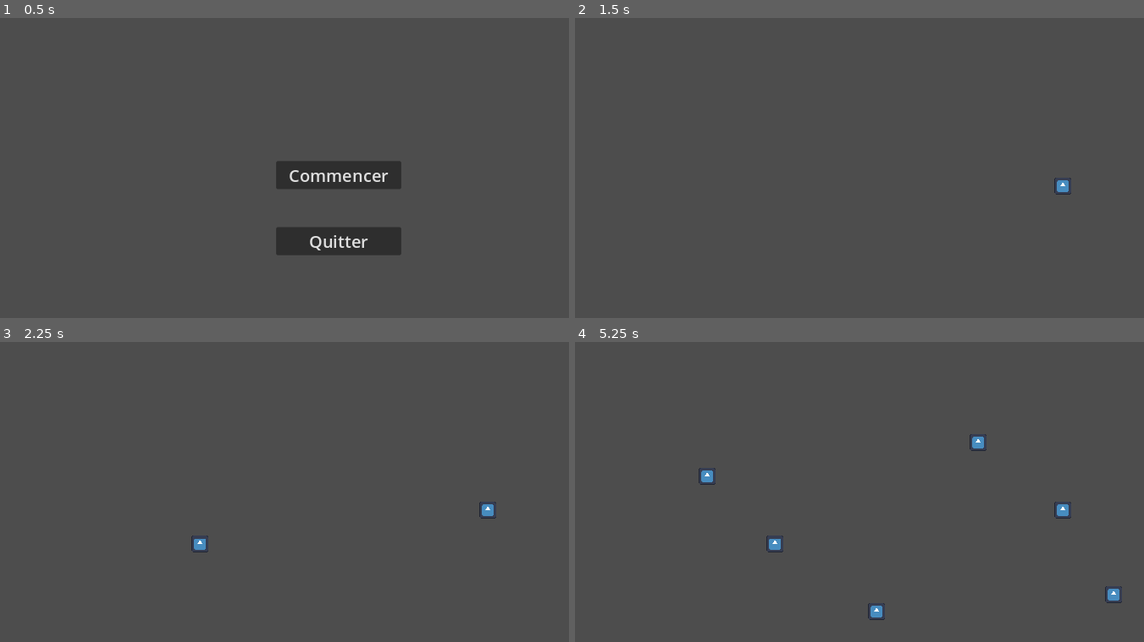
Above: before the commit, frames 1-4 (two rows, left to right).
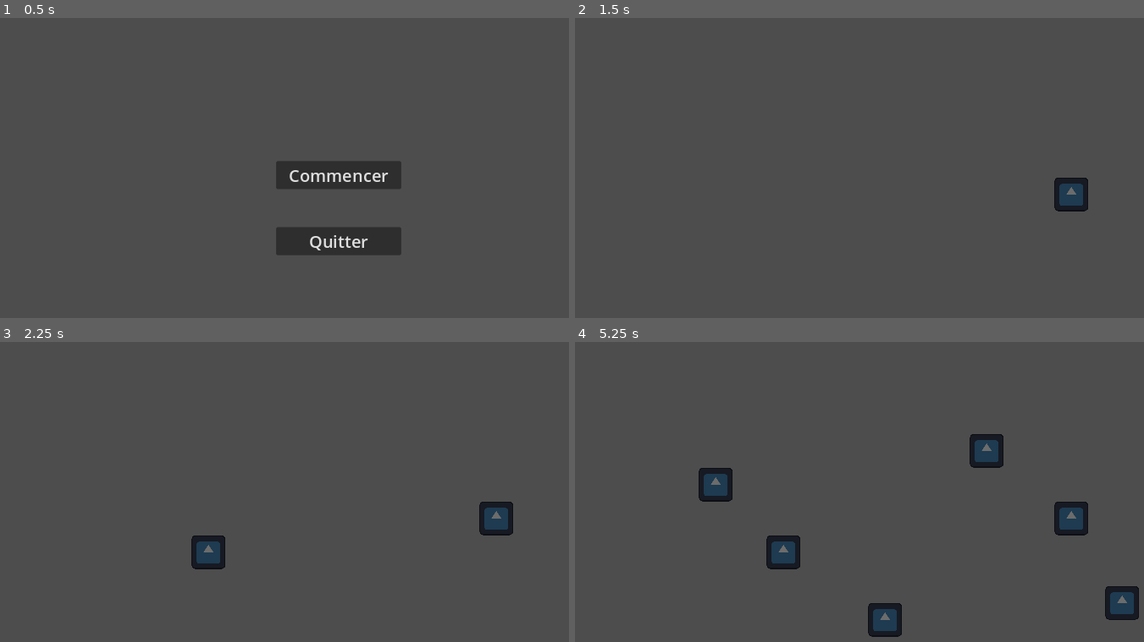
Above: after the commit, the same moments.

Repository: Cax36940/WonderJamDogot
Game: Godot game, scene res://main.tscn
The game is run twice, just before and just after one commit, with the same random seed, the same clock (stepped at 60 frames per second) and the same inputs. The engine's default icon, where the game draws it, is replaced by a stand-in: a white triangle on a blue panel in a dark square.
Inputs (mouse positions are in pixels of both pictures, inside the frame that each line leads up to):
- Up to frame 1 (0.5 s): no input
- Up to frame 2 (1.5 s): click "Commencer" at 0.5 s; tap Enter at 1.25 s; move the mouse to (1064, 189) at 1.27 s; press the mouse at (1064, 189) at 1.28 s
- Up to frame 3 (2.25 s): tap Space at 2 s; move the mouse to (204, 552) at 2.02 s; release the mouse at (204, 552) at 2.03 s; click (204, 552) at 2.1 s
- Up to frame 4 (5.25 s): tap Enter at 2.75, 4.25 s; move the mouse to (978, 447) at 2.77 s; press the mouse at (978, 447) at 2.78 s; tap Space at 3.5, 5 s; move the mouse to (882, 609) at 3.52 s; release the mouse at (882, 609) at 3.53 s; click (882, 609) at 3.6 s; move the mouse to (1115, 588) at 4.27 s; press the mouse at (1115, 588) at 4.28 s; move the mouse to (711, 474) at 5.02 s; release the mouse at (711, 474) at 5.03 s; click (711, 474) at 5.1 s

Frame 1 is identical in both runs. In frame 2, 0.6% of the frame differs, in the area x 84-91%, y 53-65%; in frame 3, 1.3%; in frame 4, 3.9%, in the area x 21-100%, y 30-99%.
Error after the commit: Invalid access to property or key 'GRID_CELL_SIZE' on a base object of type 'null instance'. (res://grid_sprite.gd:7)

Commit message:
Add 2 by 2 grid object

Diff:
--- a/grid_object.gd
+++ b/grid_object.gd
@@ -8,11 +8,6 @@
 var path_weight : float = 1.
 var attack 	: float = 1.
 var current_level : int = 1
-
-
-func _init(new_width : int = 1, new_height : int = 1):
-	width = new_width
-	height = new_height
 
 func play():
 	print("aaa")
--- /dev/null
+++ b/grid_sprite.gd
@@ -0,0 +1,28 @@
+extends Node2D
+
+const color: = Color(0.8, 0.8, 0.8, 0.1)
+
+@onready var camera: Camera2D = $"/root/World/Camera"
+@onready var viewport: Viewport = get_viewport()
+@onready var grid_size: int = $"/root/World".GRID_CELL_SIZE
+
+func _draw():
+	var vp_size: Vector2 = viewport.get_visible_rect().size
+	var cam_pos: Vector2 = camera.position
+	var vp_right: float = vp_size.x * camera.zoom.x
+	var vp_bottom: float = vp_size.y * camera.zoom.y
+
+	var leftmost: float = -vp_right + cam_pos.x
+	var topmost: float = -vp_bottom + cam_pos.y
+
+	var left: float = ceil(leftmost / grid_size) * grid_size
+	var bottommost : float = vp_bottom + cam_pos.y
+	for x in range(0, vp_size.x / camera.zoom.x + 1):
+		draw_line(Vector2(left, topmost), Vector2(left, bottommost), color)
+		left += grid_size
+
+	var top: float = ceil(topmost / grid_size) * grid_size
+	var rightmost: = vp_right + cam_pos.x
+	for y in range(0, vp_size.y / camera.zoom.y + 1):
+		draw_line(Vector2(leftmost, top), Vector2(rightmost, top), color)
+		top += grid_size
--- /dev/null
+++ b/grid_sprite.tscn
@@ -0,0 +1,6 @@
+[gd_scene load_steps=2 format=3 uid="uid://dgku7mth22plj"]
+
+[ext_resource type="Script" path="res://grid_sprite.gd" id="1_2si50"]
+
+[node name="GridSprite" type="Node2D"]
+script = ExtResource("1_2si50")
--- /dev/null
+++ b/obstacle/spikes.gd
@@ -0,0 +1,53 @@
+extends GridObject
+
+#Spikes
+
+# modifiers
+var health_modif : 	float = 1.
+var cost_modif : 	float = 1.
+var weight_modif : 	float = 1.
+var attack_modif : 	float = 1.
+
+# Called when the node enters the scene tree for the first time.
+func _ready():
+	width 	= 2
+	height 	= 2
+	pass # Replace with function body.
+
+
+# Called every frame. 'delta' is the elapsed time since the previous frame.
+func _process(delta):
+	pass
+
+
+func lvl_up_health() -> void :
+	var tmp_modif : float = health_modif - current_level * 0.01
+	if tmp_modif < 1.05 :
+		health = health * 1.05
+	else :
+		health *= tmp_modif
+	pass
+
+func lvl_up_cost() -> void :
+	#var tmp_modif : float = cost_modif - current_level * 0.01
+	#if tmp_modif < 1.05 :
+	#	cost = cost * 1.05
+	#else :
+	#	cost *= tmp_modif
+	pass
+
+func lvl_up_weight() -> void :
+	#var tmp_modif : float = weight_modif - current_level * 0.01
+	#if tmp_modif < 1.05 :
+	#	path_weight = path_weight * 1.05
+	#else :
+	#	path_weight *= tmp_modif
+	pass
+
+func lvl_up_attack() -> void :
+	var tmp_modif : float = attack_modif - current_level * 0.01
+	if tmp_modif < 1.05 :
+		attack = attack * 1.05
+	else :
+		attack *= tmp_modif
+	pass
--- /dev/null
+++ b/obstacle/spikes.tscn
@@ -0,0 +1,21 @@
+[gd_scene load_steps=4 format=3 uid="uid://2qlw0wr0u7u"]
+
+[ext_resource type="Script" path="res://obstacle/spikes.gd" id="1_2o4g6"]
+[ext_resource type="Texture2D" uid="uid://b3x8ea25yemf3" path="res://icon.svg" id="2_7186w"]
+
+[sub_resource type="RectangleShape2D" id="RectangleShape2D_e5pc0"]
+size = Vector2(32, 32)
+
+[node name="BasicGridObject" type="Node2D"]
+script = ExtResource("1_2o4g6")
+
+[node name="Body" type="StaticBody2D" parent="."]
+
+[node name="Sprite" type="Sprite2D" parent="Body"]
+modulate = Color(0.423651, 0.423651, 0.423651, 1)
+position = Vector2(4.76837e-07, -4.76837e-07)
+scale = Vector2(0.25, 0.25)
+texture = ExtResource("2_7186w")
+
+[node name="Collision" type="CollisionShape2D" parent="Body"]
+shape = SubResource("RectangleShape2D_e5pc0")
--- a/world.gd
+++ b/world.gd
@@ -4,7 +4,8 @@
 @onready var mouse_object_container : Node2D = $MouseObjectContainer
 @onready var grid_object_container : Node2D = $GridObjectContainer
 
-var default_scene = preload("res://obstacle/basic_wall.tscn")
+var basic_wall_scene = preload("res://obstacle/basic_wall.tscn")
+var spikes_scene = preload("res://obstacle/spikes.tscn")
 
 const GRID_CELL_SIZE : int = 16
 const GRID_HALF_CELL_SIZE : int = 8
@@ -12,8 +13,7 @@
 # Called when the node enters the scene tree for the first time.
 func _ready():
 	camera.enabled = true
-	mouse_object_container
-	var instance : GridObject = default_scene.instantiate()
+	var instance : GridObject = spikes_scene.instantiate()
 	instance.modulate.a = 0.5
 	mouse_object_container.add_child(instance)
 	pass # Replace with function body.
@@ -27,8 +27,9 @@
 func _input(event):
 	if event is InputEventMouseMotion:
 		if mouse_object_container.get_child_count() > 0:
-			mouse_object_container.get_child(0).position = align_on_grid(get_global_mouse_position())
-			mouse_object_container.visible = is_pos_free(get_global_mouse_position())
+			var object : GridObject = mouse_object_container.get_child(0)
+			object.position = align_on_grid(get_global_mouse_position(), object.width, object.height)
+			mouse_object_container.visible = is_pos_free(get_global_mouse_position(), object.width, object.height)
 			if Input.is_action_pressed("mouse_click"):
 				spawn_object_at_pos(get_global_mouse_position())
 	if Input.is_action_just_pressed("mouse_click"):
@@ -39,7 +40,7 @@
 			mouse_object_container.get_child(0).queue_free()
 
 
-func align_on_grid(pos : Vector2) :
+func align_on_grid(pos : Vector2, width : int, height : int) :
 	var ret : Vector2
 	if pos.x < 0:
 		pos.x -= GRID_CELL_SIZE
@@ -47,22 +48,44 @@
 	if pos.y < 0:
 		pos.y -= GRID_CELL_SIZE
 
-	ret.x = int(pos.x) - (int(pos.x) % GRID_CELL_SIZE) + GRID_HALF_CELL_SIZE
-	ret.y = int(pos.y) - (int(pos.y) % GRID_CELL_SIZE) + GRID_HALF_CELL_SIZE
+	ret.x = int(pos.x) - (int(pos.x) % GRID_CELL_SIZE) + GRID_HALF_CELL_SIZE * width
+	ret.y = int(pos.y) - (int(pos.y) % GRID_CELL_SIZE) + GRID_HALF_CELL_SIZE * height
 	return ret
 
-func is_pos_free(pos : Vector2):
+func is_pos_free(pos : Vector2, width : int, height : int):
+
+	var aligned_pos : Vector2 = align_on_grid(pos, width, height)
+	var max_aligned_pos : Vector2 = Vector2.ZERO
+	max_aligned_pos.x = aligned_pos.x + width * GRID_CELL_SIZE
+	max_aligned_pos.y = aligned_pos.y + width * GRID_CELL_SIZE
+
 	for child : GridObject in grid_object_container.get_children():
-		var min_x = child.position.x - child.width * GRID_HALF_CELL_SIZE
-		var max_x = child.position.x + child.width * GRID_HALF_CELL_SIZE
-		var min_y = child.position.y - child.height * GRID_HALF_CELL_SIZE
-		var max_y = child.position.y + child.height * GRID_HALF_CELL_SIZE
-		if min_x <= pos.x and pos.x < max_x and min_y <= pos.y and pos.y < max_y :
+		var min_x : float = child.position.x #- child.width * GRID_HALF_CELL_SIZE
+		var max_x : float = child.position.x  + (child.width) * GRID_CELL_SIZE
+		var min_y : float = child.position.y #- child.height * GRID_HALF_CELL_SIZE
+		var max_y : float = child.position.y  + (child.height ) * GRID_CELL_SIZE
+
+		var min_pos : Vector2 = Vector2(min_x, min_y)
+		var max_pos : Vector2 = Vector2(max_x, max_y)
+
+		print(overlap(aligned_pos, max_aligned_pos, min_pos, max_pos))
+		if overlap(aligned_pos, max_aligned_pos, Vector2(min_x, min_y), Vector2(max_x, max_y)):
 			return false
 	return true
 
 func spawn_object_at_pos(pos : Vector2):
-	if mouse_object_container.get_child_count() > 0 and is_pos_free(pos):
-		var instance : GridObject = mouse_object_container.get_child(0).duplicate()
-		instance.modulate.a = 1.0
-		grid_object_container.add_child(instance)
+	if mouse_object_container.get_child_count() > 0 :
+		var object : GridObject = mouse_object_container.get_child(0)
+		if is_pos_free(pos, object.width, object.height):
+			var instance : GridObject = object.duplicate()
+			instance.modulate.a = 1.0
+			grid_object_container.add_child(instance)
+
+func overlap(min_pos1 : Vector2, max_pos1 : Vector2, min_pos2 : Vector2, max_pos2 : Vector2):
+	if min_pos1.x >= max_pos2.x or min_pos2.x >= max_pos1.x :
+		return false
+
+	if min_pos1.y >= max_pos2.y or min_pos2.y >= max_pos1.y :
+		return false
+
+	return true
--- a/world.tscn
+++ b/world.tscn
@@ -1,6 +1,7 @@
-[gd_scene load_steps=2 format=3 uid="uid://bi422o21y7s82"]
+[gd_scene load_steps=3 format=3 uid="uid://bi422o21y7s82"]
 
 [ext_resource type="Script" path="res://world.gd" id="1_n6rbg"]
+[ext_resource type="PackedScene" uid="uid://dgku7mth22plj" path="res://grid_sprite.tscn" id="2_8suw1"]
 
 [node name="World" type="Node2D"]
 script = ExtResource("1_n6rbg")
@@ -12,3 +13,5 @@
 [node name="MouseObjectContainer" type="Node2D" parent="."]
 
 [node name="GridObjectContainer" type="Node2D" parent="."]
+
+[node name="GridSprite" parent="." instance=ExtResource("2_8suw1")]
